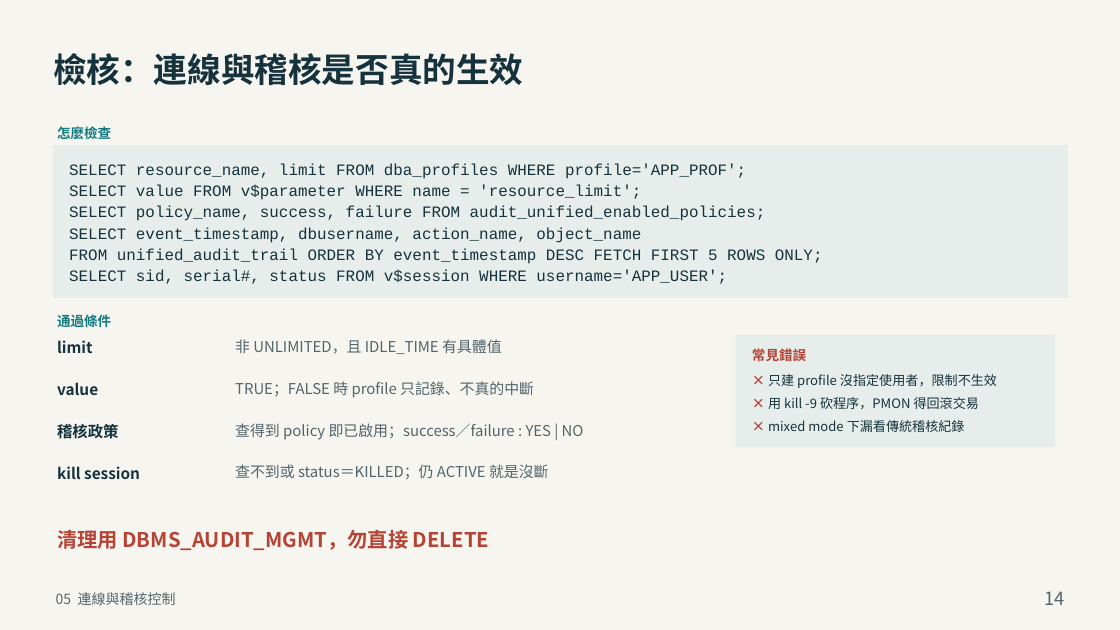
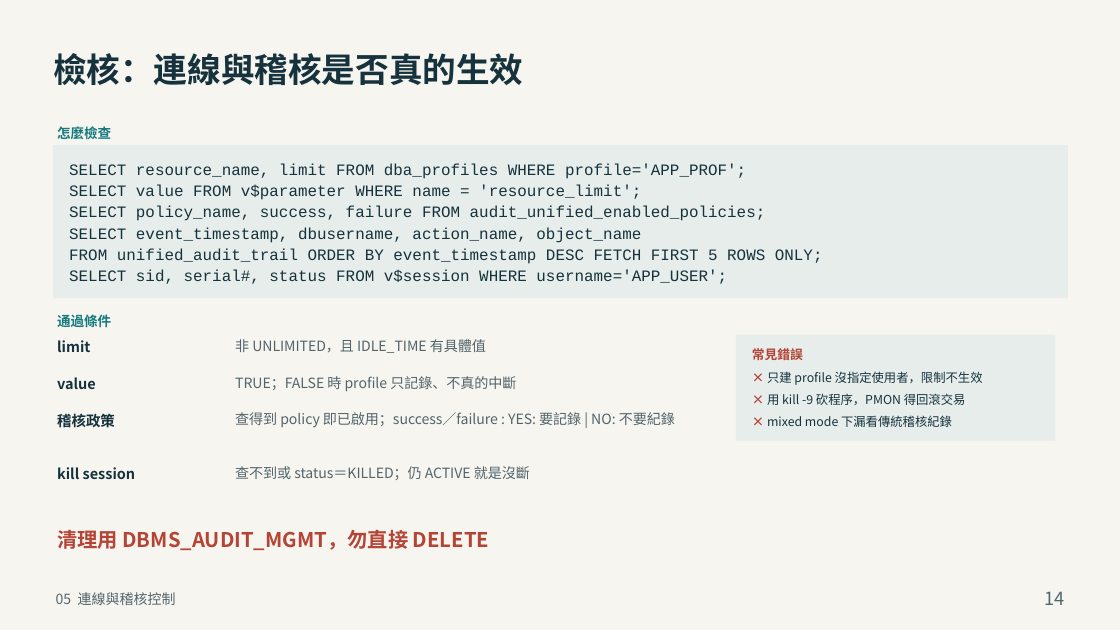
Before and after one commit to YouAreTheBlueSky/Oracle-DBA-Training-Docs, a slide deck: slide 14 of deliver_beginner/05_Oracle_DBA_安全性管理.pptx. Drawn at 1120x630 pixels with LibreOffice and Linux fonts; fonts in the diff are those of the drawing. Boxes give left, top, right and bottom in pixels: in the first picture for what was removed or moved away, otherwise in the second. Text is boxed around its words. In the diff, an @@ line names an element or a change of style, - is before the commit and + after.

```diff
--- a/deliver_beginner/05_Oracle_DBA_安全性管理.pptx
+++ b/deliver_beginner/05_Oracle_DBA_安全性管理.pptx
@@ rectangle resized from (x1=736, y1=335, x2=1055, y2=447) to (x1=736, y1=335, x2=1055, y2=441) @@
@@ text "常見錯誤" at (x1=752, y1=348, x2=803, y2=360): size 14.5 to 13.6 pt; line spacing 20.6pt to 19.4pt @@
@@ size 16 to 15 pt; line spacing 22.7pt to 21.4pt in 3 elements at (x1=235, y1=339, x2=486, y2=353), (x1=235, y1=466, x2=530, y2=480), (x1=235, y1=376, x2=516, y2=391) @@
@@ text "× 只建 profile 沒指定使用者，限制不生效" at (x1=767, y1=371, x2=983, y2=405): size 14 to 13.2 pt; line spacing 19.9pt to 18.7pt @@
@@ size 16.5 to 15.5 pt; line spacing 23.4pt to 22pt in 4 elements at (x1=57, y1=340, x2=90, y2=352), (x1=57, y1=467, x2=136, y2=479), (x1=57, y1=377, x2=96, y2=389), (x1=57, y1=411, x2=115, y2=430) @@
@@ text "稽核政策" moved from (x1=57, y1=422, x2=118, y2=442) to (x1=57, y1=411, x2=115, y2=430) @@
@@ text at (x1=235, y1=412, x2=675, y2=427): text changed; size 16 to 15 pt @@
-查得到 policy 即已啟用；success／failure : YES | NO
+查得到 policy 即已啟用；success／failure : YES: 要記錄 | NO: 不要紀錄
```
Also in this commit, not shown: 4 other slides changed, 7 other files.
